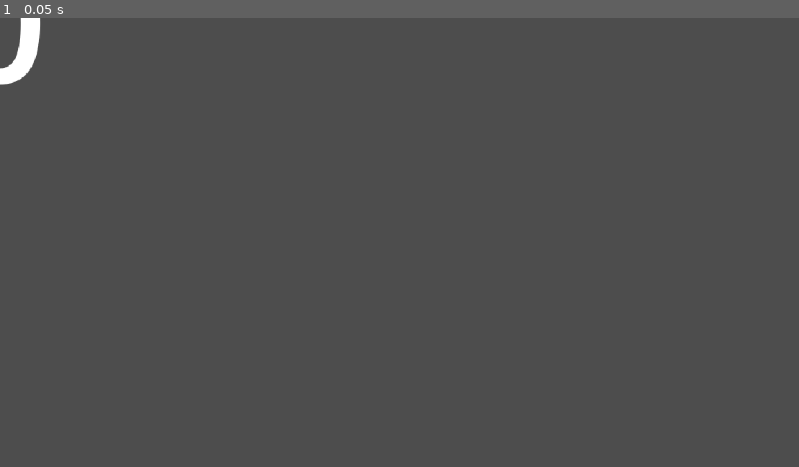
Above: before the commit, frame 1.
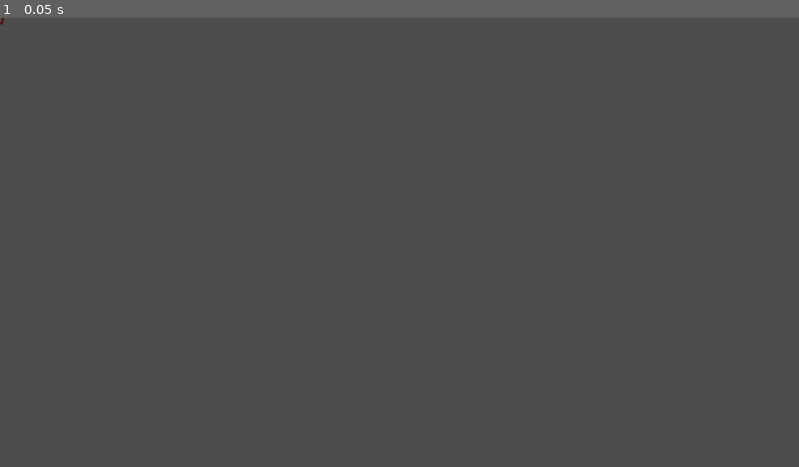
Above: after the commit, the same moment.

Repository: sstrac/androillusion
Game: Godot game, scene res://number.tscn
The game is run twice, just before and just after one commit, with the same random seed, the same clock (stepped at 60 frames per second) and the same inputs. This scene is started directly instead of the project's main scene.
Inputs:
- Up to frame 1 (0.05 s): no input

The runs differ from the first frame. In frame 1, 0.4% of the frame differs, in the area x 0-6%, y 0-15%.

Commit message:
customisable text label for number

Diff:
--- a/number.gd
+++ b/number.gd
@@ -1,5 +1,7 @@
 extends Control
 
+
+@export var rich_text_label: RichTextLabel
 @export var max_font_size: int
 @export var min_font_size: int
 @export var rise_height: int
@@ -7,7 +9,6 @@
 @export var lifetime_s: int
 @export var increment_gradient: Gradient
 
-@onready var label: RichTextLabel = get_node("%RichTextLabel")
 @onready var anim: AnimationPlayer = get_node("AnimationPlayer")
 @onready var lock_timer: Timer = get_node("LockTimer")
 @onready var free_timer: Timer = get_node("FreeTimer")
@@ -18,13 +19,24 @@
 
 
 func _ready():
+	if rich_text_label == null:
+		rich_text_label = RichTextLabel.new()
+		rich_text_label.scroll_active = false
+		rich_text_label.fit_content = true
+		rich_text_label.autowrap_mode = TextServer.AUTOWRAP_OFF
+		rich_text_label.bbcode_enabled = true
+
+	get_node("HBoxContainer").add_child(rich_text_label)
+	_update_label()
+
+
 	lock_timer.wait_time = lock_time_s
 	free_timer.wait_time = lifetime_s
 
 
 func _process(_delta):
-	if label.custom_minimum_size.y < rise_height:
-		label.custom_minimum_size.y += 1
+	if rich_text_label.custom_minimum_size.y < rise_height:
+		rich_text_label.custom_minimum_size.y += 1
 
 
 func _append_value(amount):
@@ -36,11 +48,11 @@
 
 
 func _update_label():
-	label.add_theme_font_size_override('normal_font_size', self.font_size)
-	label.set_text("[center]%d" % self.value)
+	rich_text_label.add_theme_font_size_override('normal_font_size', self.font_size)
+	rich_text_label.set_text("[center]%d" % self.value)
 
 	var font_size_over_max: float = float(font_size - min_font_size) / float(max_font_size - min_font_size)
-	label.add_theme_color_override('default_color', increment_gradient.sample(font_size_over_max))
+	rich_text_label.add_theme_color_override('default_color', increment_gradient.sample(font_size_over_max))
 
 
 func bump(amount):
--- a/number.tscn
+++ b/number.tscn
@@ -19,18 +19,6 @@
 "transitions": PackedFloat32Array(1),
 "update": 0,
 "values": [Vector2(1.2, 1.2)]
-}
-tracks/1/type = "value"
-tracks/1/imported = false
-tracks/1/enabled = true
-tracks/1/path = NodePath("RichTextLabel:custom_minimum_size")
-tracks/1/interp = 1
-tracks/1/loop_wrap = true
-tracks/1/keys = {
-"times": PackedFloat32Array(0),
-"transitions": PackedFloat32Array(1),
-"update": 0,
-"values": [Vector2(0, 20)]
 }
 
 [sub_resource type="Animation" id="Animation_eg7b3"]
@@ -72,19 +60,6 @@
 size_flags_horizontal = 6
 size_flags_vertical = 4
 
-[node name="RichTextLabel" type="RichTextLabel" parent="HBoxContainer"]
-unique_name_in_owner = true
-texture_filter = 1
-custom_minimum_size = Vector2(0, 20)
-layout_mode = 2
-size_flags_horizontal = 3
-theme_override_font_sizes/normal_font_size = 201
-bbcode_enabled = true
-text = "[center]0"
-fit_content = true
-scroll_active = false
-autowrap_mode = 0
-
 [node name="AnimationPlayer" type="AnimationPlayer" parent="."]
 root_node = NodePath("../HBoxContainer")
 libraries = {
